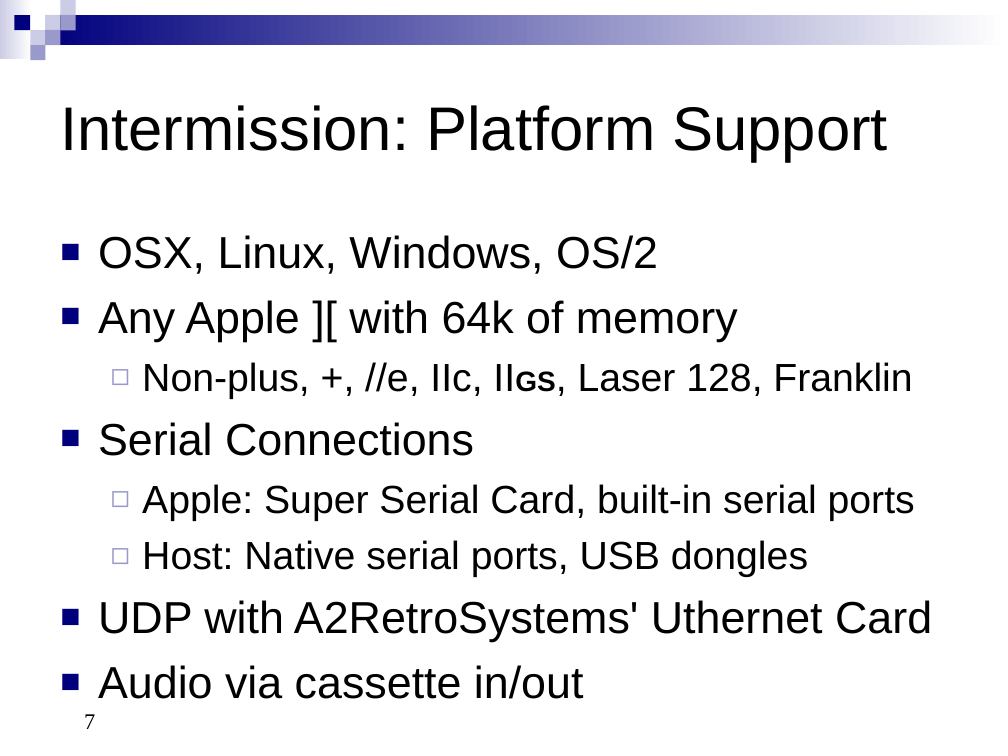
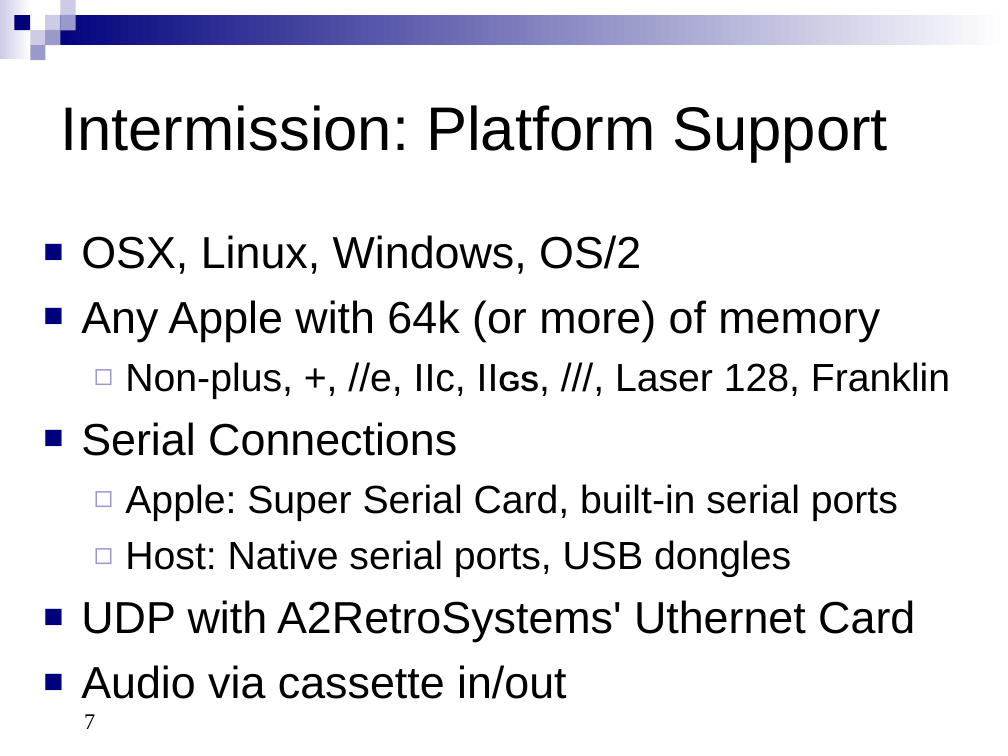
Before and after one commit to RasppleII/adtpro, a slide deck: slide 7 of doc/src/site/resources/ADTProIntro.ppt. Drawn at 1008x756 pixels with LibreOffice and Linux fonts; fonts in the diff are those of the drawing. Boxes give left, top, right and bottom in pixels: in the first picture for what was removed or moved away, otherwise in the second. Text is boxed around its words. In the diff, an @@ line names an element or a change of style, - is before the commit and + after.

```diff
--- a/doc/src/site/resources/ADTProIntro.ppt
+++ b/doc/src/site/resources/ADTProIntro.ppt
@@ text "OSX, Linux, Windows, OS/2": place and size @@
-text "OSX, Linux, Windows, OS/2" at (98,235,932,699)
+text "OSX, Linux, Windows, OS/2" at (81,235,950,699)
@@ text at (81,300,950,399): text changed @@
-■ Any Apple ][ with 64k of memory
-  ◻ Non-plus, +, //e, IIc, IIGS, Laser 128, Franklin
+■ Any Apple with 64k (or more) of memory
+  ◻ Non-plus, +, //e, IIc, IIGS, ///, Laser 128, Franklin
```
Also in this commit, not shown: 4 other slides changed, 1 slide added, 1 slide removed.
